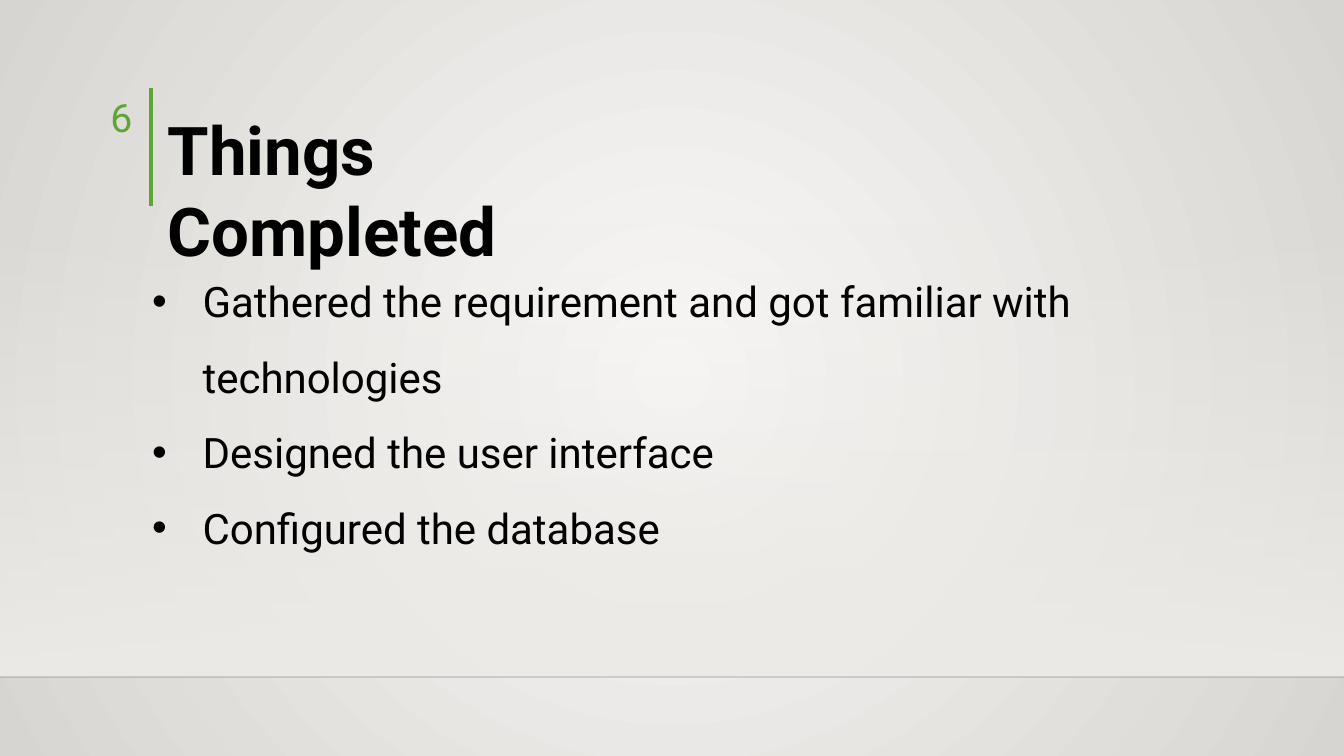
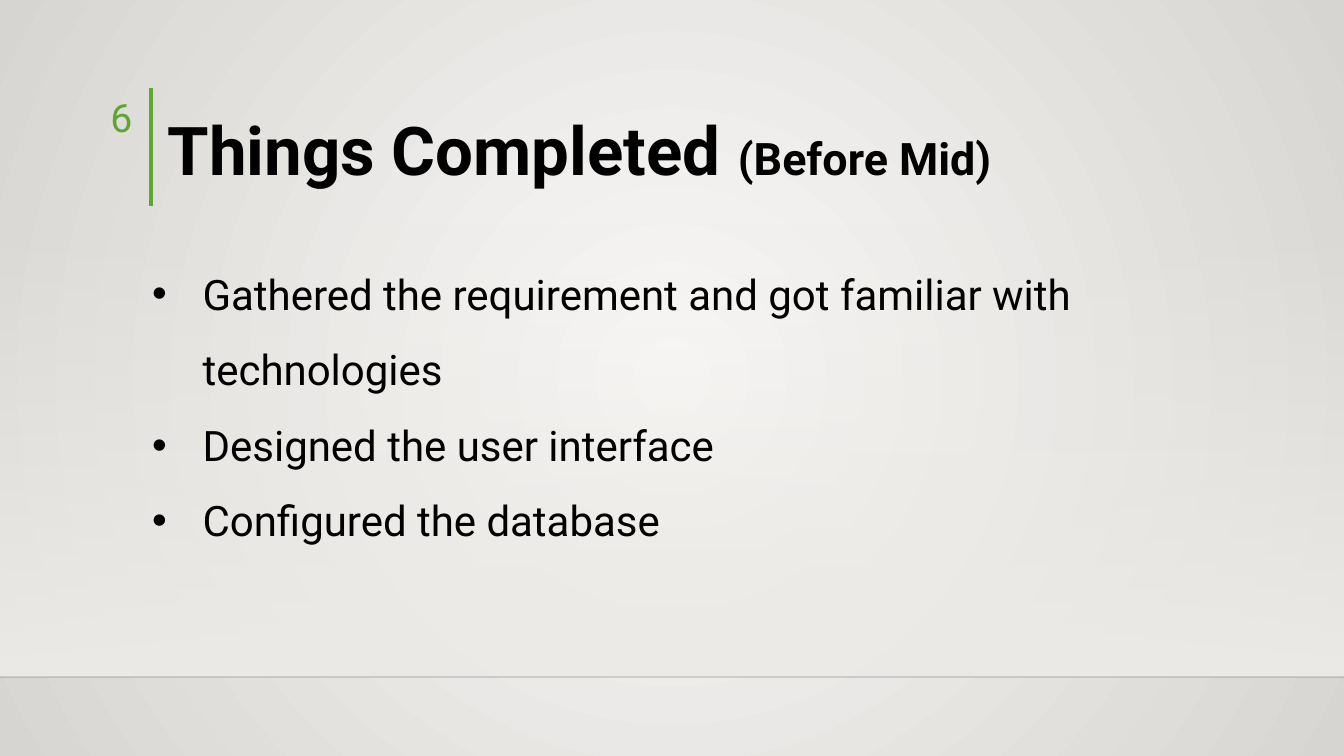
Before and after one commit to hisni/CO227-Project, a slide deck: slide 6 of Docs/Presentation - Final.pptx. Drawn at 1344x756 pixels with LibreOffice and Linux fonts; fonts in the diff are those of the drawing; background and template pictures are left out. Boxes give left, top, right and bottom in pixels: in the first picture for what was removed or moved away, otherwise in the second. Text is boxed around its words. In the diff, an @@ line names an element or a change of style, - is before the commit and + after.

```diff
--- a/Docs/Presentation - Final.pptx
+++ b/Docs/Presentation - Final.pptx
@@ text at (168, 124, 991, 189): text changed @@
-Things Completed
+Things Completed (Before Mid)
@@ text "Gathered the requirement and got ...": place and size @@
-text "Gathered the requirement and got ..." at (203, 285, 1071, 553)
+text "Gathered the requirement and got ..." at (203, 278, 1071, 545)
```
Also in this commit, not shown: 3 other slides changed, 4 other files.
